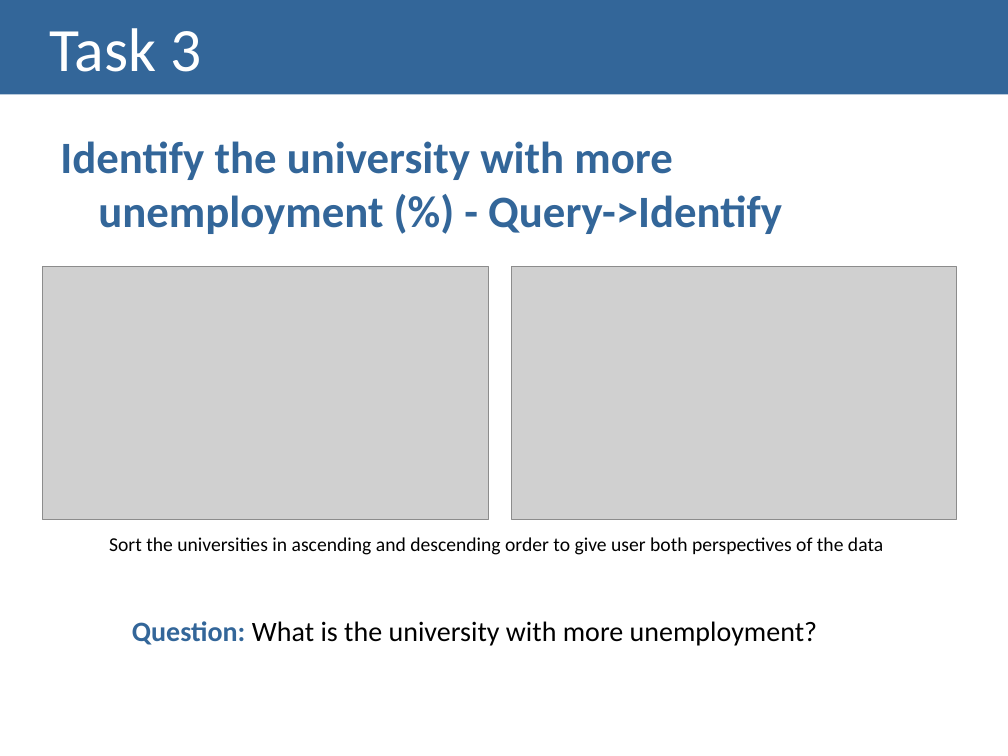
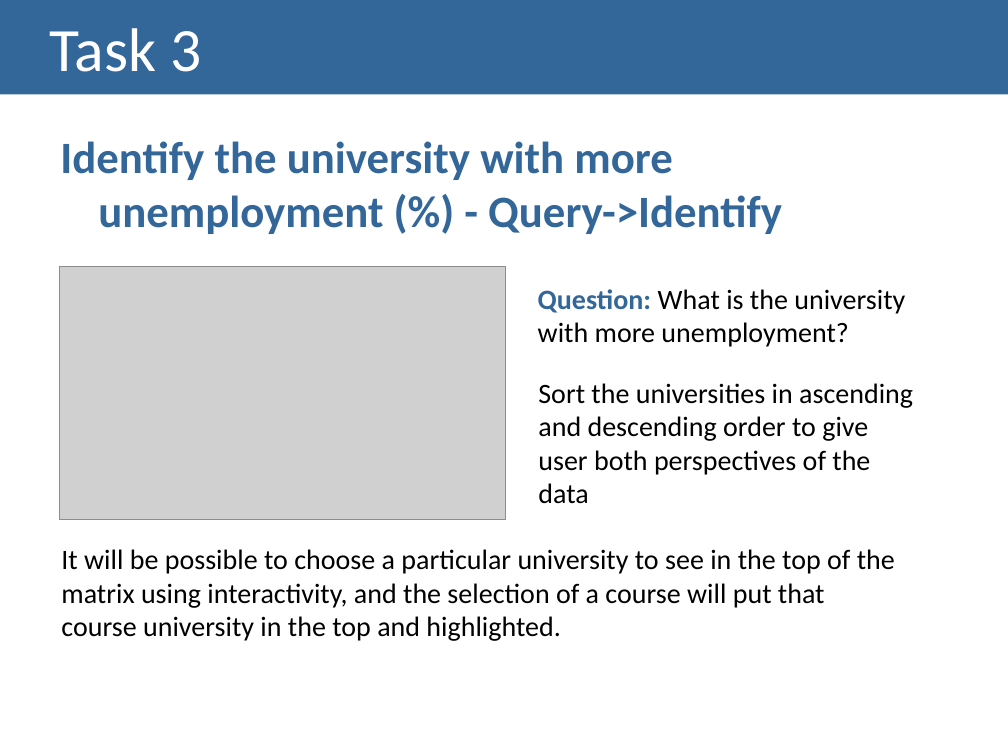
Before and after one commit to Strabox/Higher-Education-Unemployment-Portugal, a slide deck: slide 9 of III-Checkpoint/III-Checkpoint Presentation.pptx. Drawn at 1008x756 pixels with LibreOffice and Linux fonts; fonts in the diff are those of the drawing; grey boxes stand for pictures. Boxes give left, top, right and bottom in pixels: in the first picture for what was removed or moved away, otherwise in the second. Text is boxed around its words. In the diff, an @@ line names an element or a change of style, - is before the commit and + after.

Commit message:
Pwp done
...

```diff
--- a/III-Checkpoint/III-Checkpoint Presentation.pptx
+++ b/III-Checkpoint/III-Checkpoint Presentation.pptx
@@ picture: place and size @@
-picture at <box>42,267,488,520</box>
+picture at <box>59,267,505,520</box>
@@ picture removed at <box>512,267,957,520</box> @@
@@ text "Question: What is the university ..." rewrapped from <box>132,621,817,646</box> to <box>538,289,905,347</box> @@
@@ text "Sort the universities in ascending ...": place and size @@
-text "Sort the universities in ascending ..." at <box>109,537,883,555</box>
+text "Sort the universities in ascending ..." at <box>538,383,913,504</box>
@@ text "Sort the universities in ascending ..." at <box>538,383,913,504</box>: size 14 to 20 pt @@
@@ text added at <box>61,549,895,641</box>, 20 pt, text #000000 @@
+It will be possible to choose a particular university to see in the top of the matrix using interactivity, and the selection of a course will put that course university in the top and highlighted.
```
Also in this commit, not shown: 1 other slide changed, 1 slide added.
